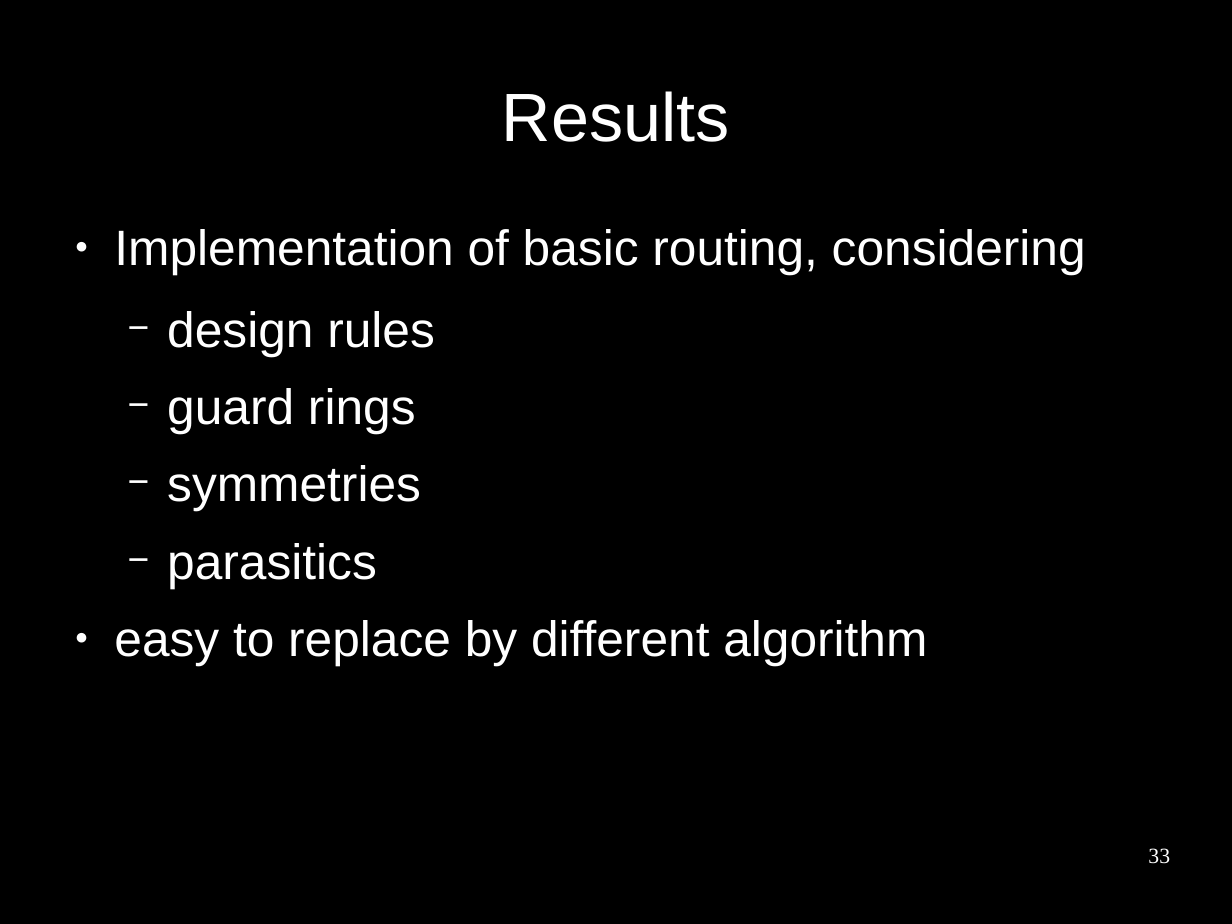
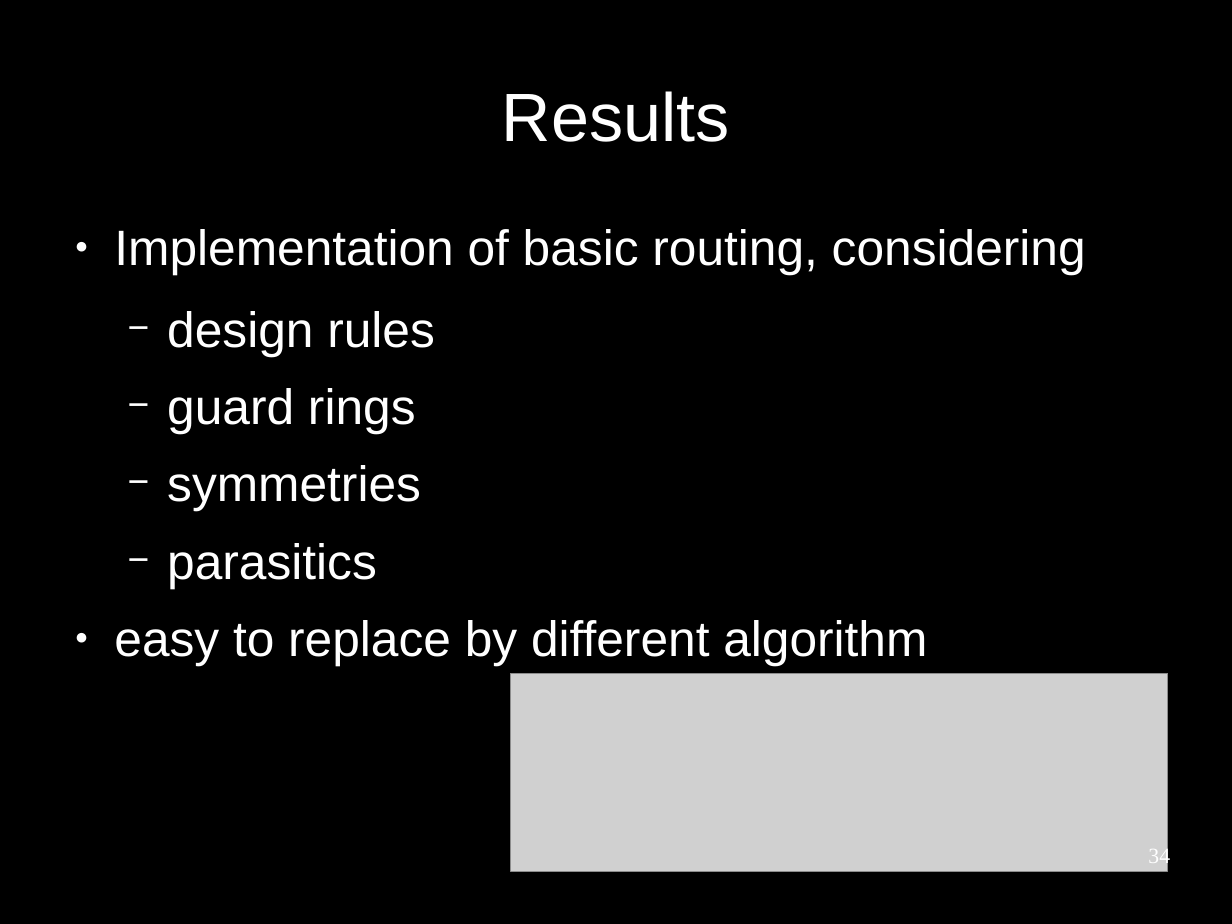
Before and after one commit to benediktibk/bachelorthesis, a slide deck: slide 34 of presentation.odp (slide 33 before the commit). Drawn at 1232x924 pixels with LibreOffice and Linux fonts; fonts in the diff are those of the drawing; grey boxes stand for pictures; background and template pictures are left out. Boxes give left, top, right and bottom in pixels: in the first picture for what was removed or moved away, otherwise in the second. Text is boxed around its words. In the diff, an @@ line names an element or a change of style, - is before the commit and + after.

```diff
--- a/presentation.odp
+++ b/presentation.odp
@@ picture added at <box>511,673,1168,871</box> @@
@@ page number at <box>1148,846,1170,868</box>: text changed @@
-33
+34
```
Also in this commit, not shown: 2 other slides changed, 2 slides added.
